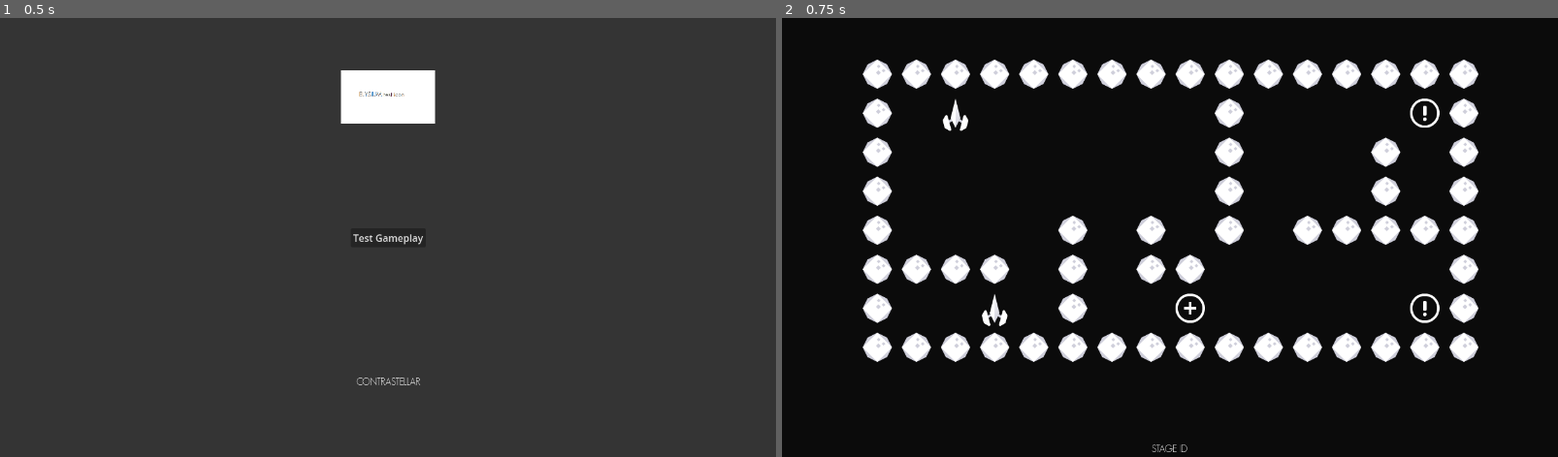
Above: before the commit, frames 1-2 (left to right).
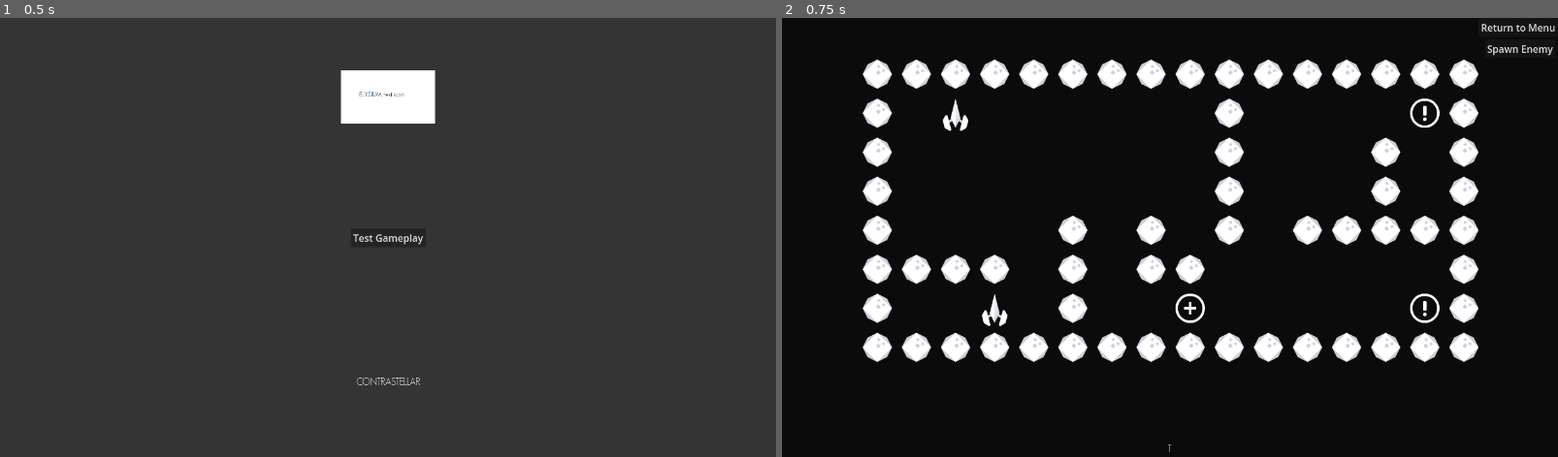
Above: after the commit, the same moments.

Repository: contrastellar/project-elysium
Game: Godot game, scene res://core/managers/scenemanager/scene_manager.tscn
Two runs of this game, one before a commit and one after it. Both use one fixed random seed, a clock stepped at 60 frames per second and the inputs below.
Inputs:
- Up to frame 1 (0.5 s): no input
- Up to frame 2 (0.75 s): click "Test Gameplay" at 0.5 s

Frame 1 is identical in both runs. In frame 2, 0.2% of the frame differs, in the area x 47-100%, y 1-99%.

Commit message:
Added buttons, dynamically loaded stage identifier

Diff:
--- a/assets/test_stage/test_stage.tscn
+++ b/assets/test_stage/test_stage.tscn
@@ -7,6 +7,7 @@
 [sub_resource type="GDScript" id="GDScript_8fmjd"]
 script/source = "extends BaseStage
 
+var stage_id: String
 
 # Called when the node enters the scene tree for the first time.
 func _ready() -> void:
@@ -15,7 +16,12 @@
 
 # Called every frame. 'delta' is the elapsed time since the previous frame.
 func _process(delta: float) -> void:
-	pass
+	$Stage_ID.text = stage_id
+
+
+func set_stage_id(new_id: String) -> void:
+	stage_id = new_id
+	return
 "
 
 [sub_resource type="LabelSettings" id="LabelSettings_c0jqf"]
--- a/core/managers/game_manager/game_manager.gd
+++ b/core/managers/game_manager/game_manager.gd
@@ -80,6 +80,7 @@
 
 	stage = stage_scene.instantiate()
 	add_child(stage)
+	stage.set_stage_id(mission_uid)
 
 
 func set_mission_param_path(path: String) -> String:
@@ -128,6 +129,7 @@
 	enemies_spawned = total
 	return enemies_spawned
 
+
 func get_pc_data(idx: int) -> String:
 	return _pc_types[idx]
 
--- a/core/managers/game_manager/game_manager.tscn
+++ b/core/managers/game_manager/game_manager.tscn
@@ -4,3 +4,25 @@
 
 [node name="GameManager" type="Node"]
 script = ExtResource("1_u4886")
+
+[node name="SpawnEnemy" type="Button" parent="."]
+z_index = 99
+anchors_preset = 1
+anchor_left = 1.0
+anchor_right = 1.0
+offset_left = -120.0
+offset_top = 35.0
+offset_right = -4.0
+offset_bottom = 66.0
+grow_horizontal = 0
+text = "Spawn Enemy"
+
+[node name="ReturnToMenu" type="Button" parent="."]
+z_index = 99
+anchors_preset = 1
+anchor_left = 1.0
+anchor_right = 1.0
+offset_left = -130.0
+offset_bottom = 31.0
+grow_horizontal = 0
+text = "Return to Menu"
